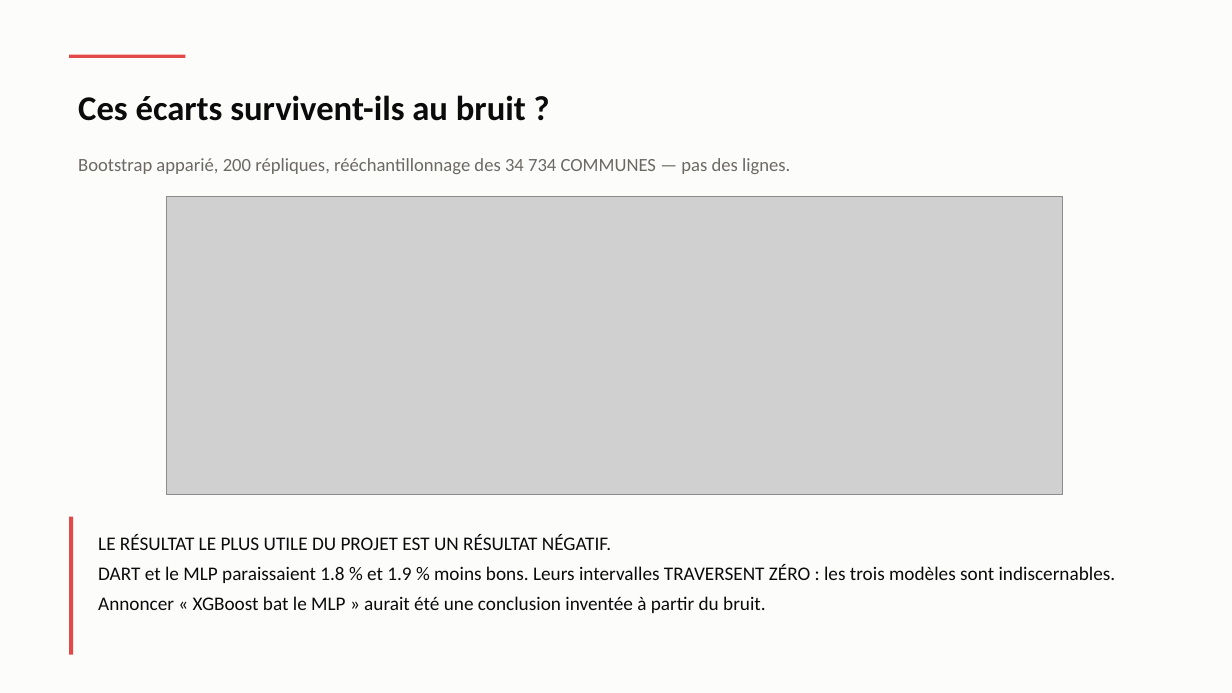
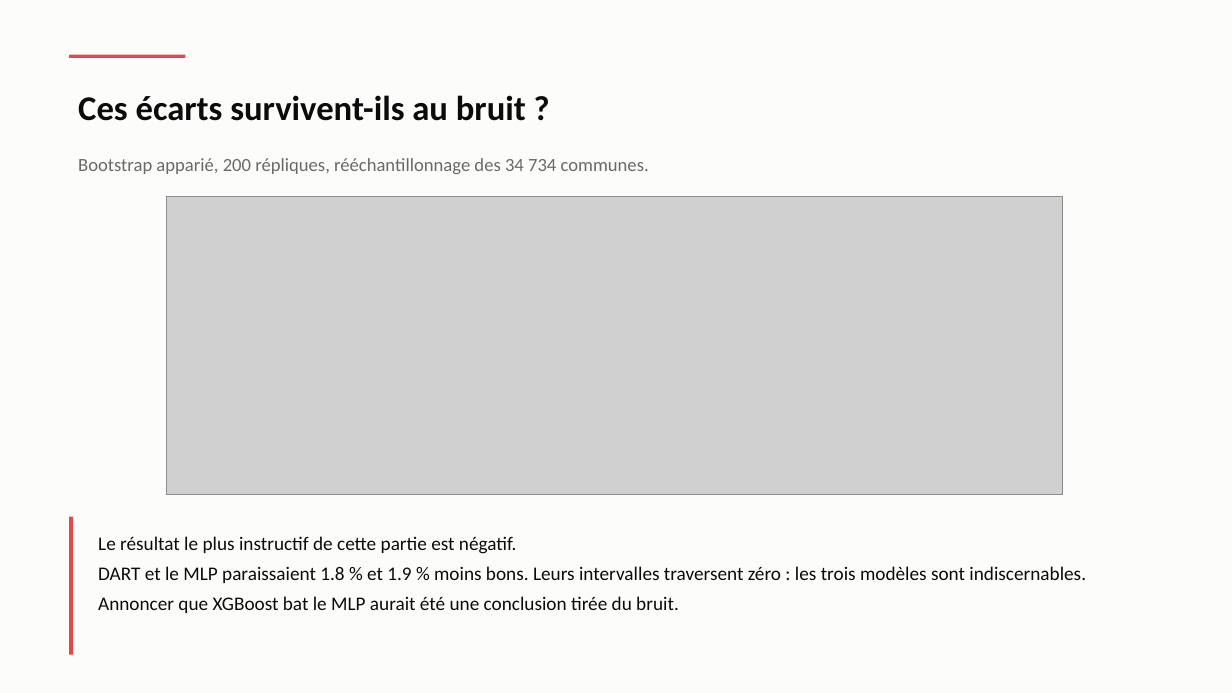
Before and after one commit to Hierogifle/terre-vent-feu-eau-data, a slide deck: slide 20 of presentation/soutenance.pptx (slide 14 before the commit). Drawn at 1232x693 pixels with LibreOffice and Linux fonts; fonts in the diff are those of the drawing; grey boxes stand for pictures. Boxes give left, top, right and bottom in pixels: in the first picture for what was removed or moved away, otherwise in the second. Text is boxed around its words. In the diff, an @@ line names an element or a change of style, - is before the commit and + after.

```diff
--- a/presentation/soutenance.pptx
+++ b/presentation/soutenance.pptx
@@ text at (x1=78, y1=158, x2=649, y2=174): text changed @@
-Bootstrap apparié, 200 répliques, rééchantillonnage des 34 734 COMMUNES — pas des lignes.
+Bootstrap apparié, 200 répliques, rééchantillonnage des 34 734 communes.
@@ text at (x1=98, y1=536, x2=1086, y2=613): text changed @@
-LE RÉSULTAT LE PLUS UTILE DU PROJET EST UN RÉSULTAT NÉGATIF.
-DART et le MLP paraissaient 1.8 % et 1.9 % moins bons. Leurs intervalles TRAVERSENT ZÉRO : les trois modèles sont indiscernables. Annoncer « XGBoost bat le MLP » aurait été une conclusion inventée à partir du bruit.
+Le résultat le plus instructif de cette partie est négatif.
+DART et le MLP paraissaient 1.8 % et 1.9 % moins bons. Leurs intervalles traversent zéro : les trois modèles sont indiscernables. Annoncer que XGBoost bat le MLP aurait été une conclusion tirée du bruit.
```
Also in this commit, not shown: 25 other slides changed, 11 slides added, 5 slides removed, 4 other files.
